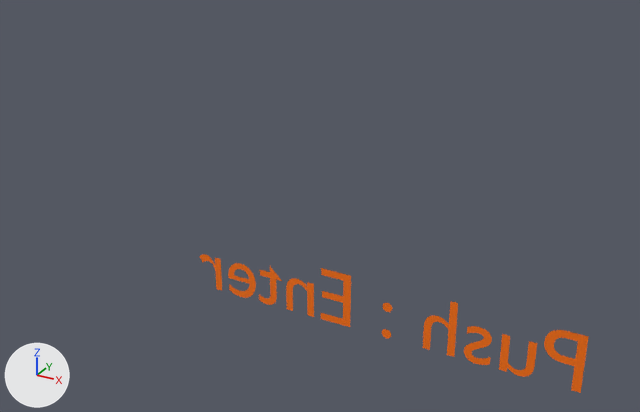
A saved change to the OBJ model DirectXGame/Resources/deadFont/deadFont.obj.
One viewpoint serves both versions: a camera (50 mm lens) standing at (15.5, -26.6, 10.2) and looking at (-0.6, 2.7, -4.4). Arrows for +X, +Y and +Z are at lower left; the lights stay in place. Where no turn or scale is listed for an object, it has been applied to the vertices.

In view in the first picture: 'テキスト.001'.
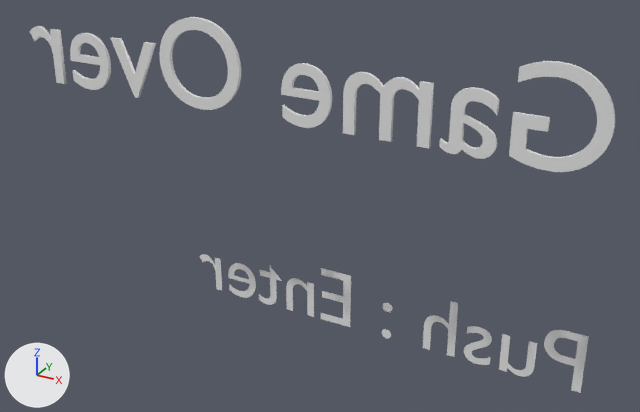
Boxes (x1, y1, x2, y2) around the edits, measured in the pictures (640 x 412 px):
'テキスト.002', added: after (29, 17, 615, 172)
'テキスト.001', recoloured (orange to grey): (199, 254, 589, 393) in both

What the commit changed:
me_テキスト_001 has 680 vertices, 662 faces and spans x -9.0..10.2, y 5.5, z -11.6..-8.9.
me_テキスト_001 no longer uses material mat_material_004 (picture img_titleresource_png).
Mesh me_テキスト_002 is new.
It has 1478 vertices, 2201 faces and spans x -12.9..11.0, y -0.1..0.1, z 0.0..3.5.
Object 'テキスト.002' (ob_テキスト_002) is new; it shows me_テキスト_002.
Its location is (0.0, 0.0, 0.0).
